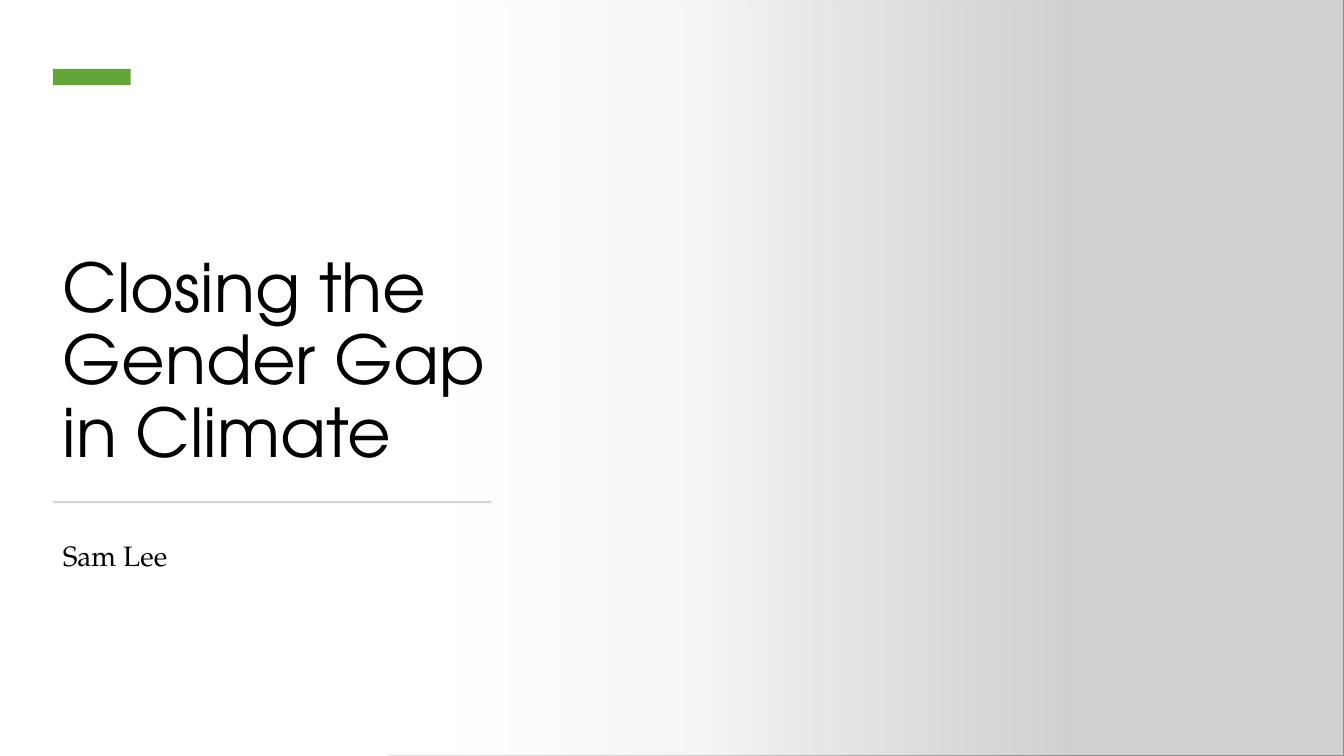
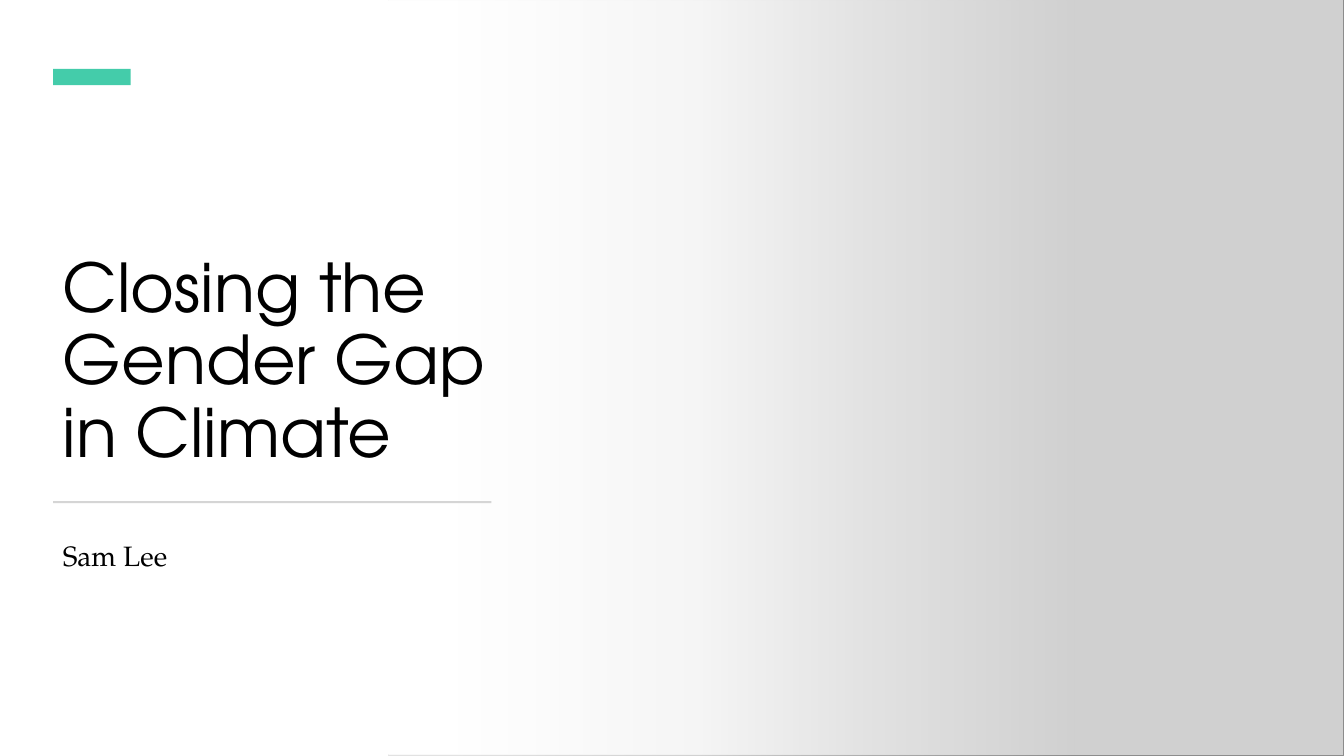
Before and after one commit to SamLeeBYU/Elections, a slide deck: slide 1 of Women and Climate.pptx. Drawn at 1344x756 pixels with LibreOffice and Linux fonts; fonts in the diff are those of the drawing; grey boxes stand for pictures. Boxes give left, top, right and bottom in pixels: in the first picture for what was removed or moved away, otherwise in the second. Text is boxed around its words. In the diff, an @@ line names an element or a change of style, - is before the commit and + after.

```diff
--- a/Women and Climate.pptx
+++ b/Women and Climate.pptx
@@ rectangle at [53,69,131,85]: fill #63A537 to #44CCAA @@
```
Also in this commit, not shown: 2 other files.
